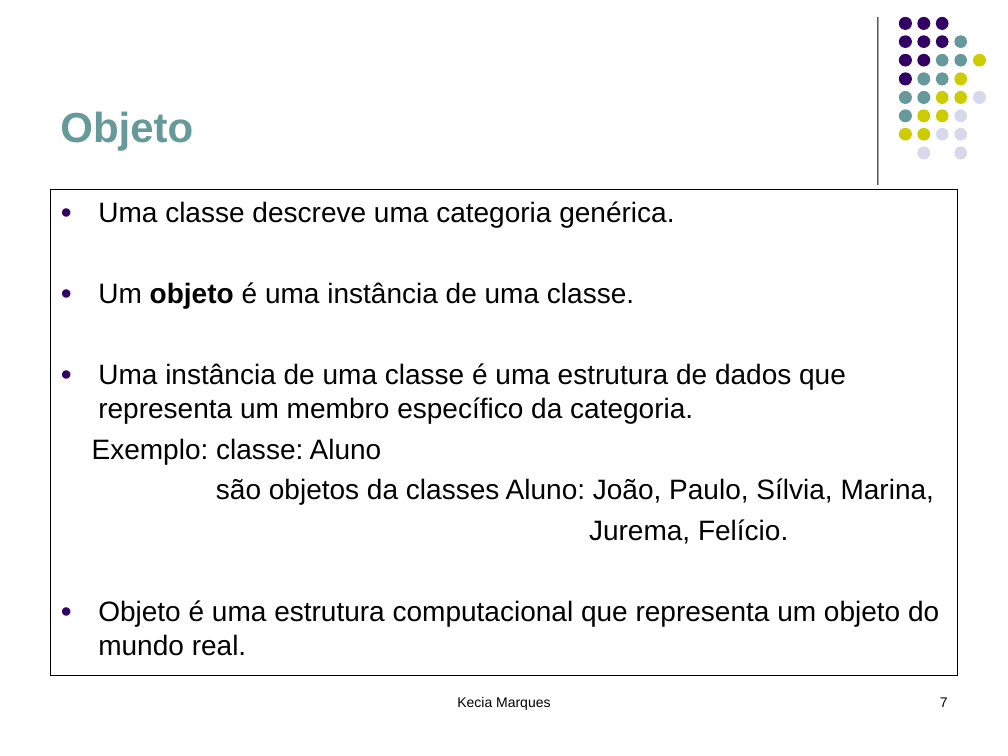
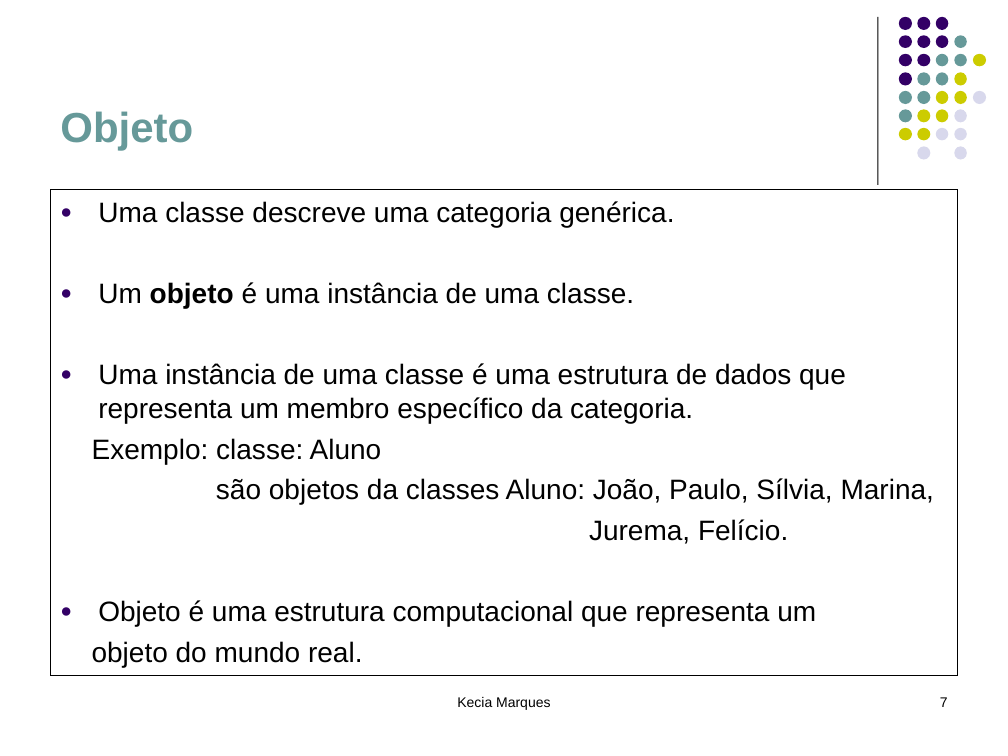
Before and after one commit to eduardocunha11/firstblog, a slide deck: slide 7 of aulas/poo/2.POO-Conceitos.ppt. Drawn at 1008x756 pixels with LibreOffice and Linux fonts; fonts in the diff are those of the drawing. Boxes give left, top, right and bottom in pixels: in the first picture for what was removed or moved away, otherwise in the second. Text is boxed around its words. In the diff, an @@ line names an element or a change of style, - is before the commit and + after.

```diff
--- a/aulas/poo/2.POO-Conceitos.ppt
+++ b/aulas/poo/2.POO-Conceitos.ppt
@@ text at (x1=92, y1=600, x2=816, y2=667): text changed @@
-● Objeto é uma estrutura computacional que representa um objeto do mundo real.
+● Objeto é uma estrutura computacional que representa um
+objeto do mundo real.
```
Also in this commit, not shown: 7 other files.
